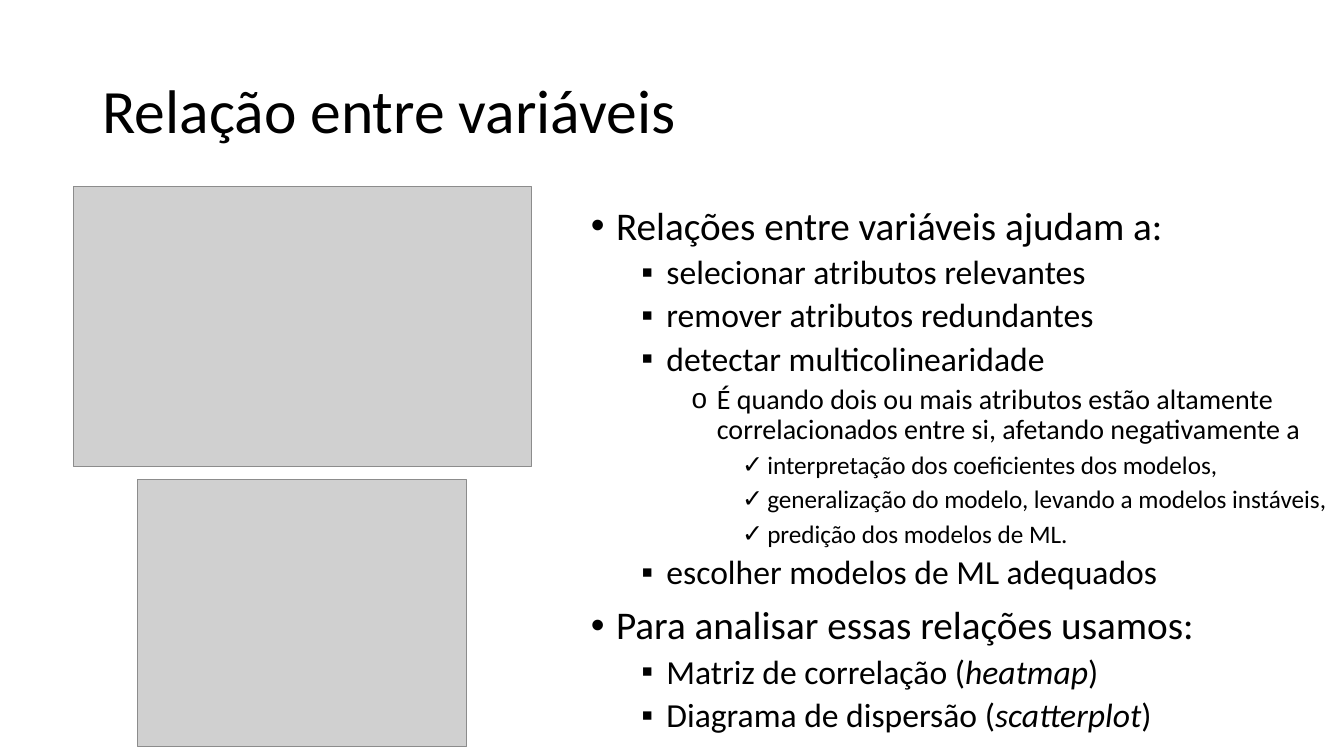
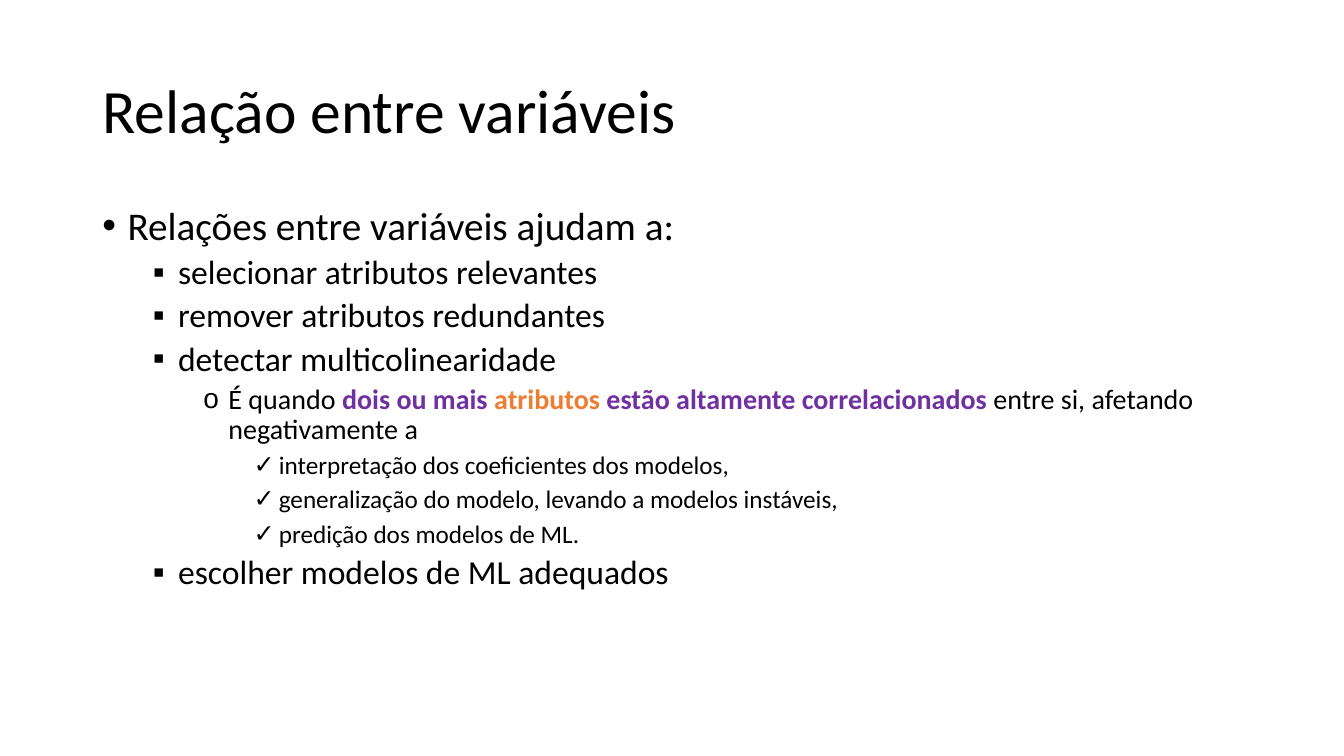
Before and after one commit to zz4fap/c24_inteligencia_artificial, a slide deck: slide 40 of slides/C24_EDA.pptx. Drawn at 1344x756 pixels with LibreOffice and Linux fonts; fonts in the diff are those of the drawing; grey boxes stand for pictures. Boxes give left, top, right and bottom in pixels: in the first picture for what was removed or moved away, otherwise in the second. Text is boxed around its words. In the diff, an @@ line names an element or a change of style, - is before the commit and + after.

```diff
--- a/slides/C24_EDA.pptx
+++ b/slides/C24_EDA.pptx
@@ picture removed at (74, 187, 532, 467) @@
@@ text "Relações entre variáveis ajudam a:": place and size @@
-text "Relações entre variáveis ajudam a:" at (616, 212, 1326, 733)
+text "Relações entre variáveis ajudam a:" at (128, 212, 1194, 590)
@@ text at (228, 386, 1194, 444): text colour #000000 to #7030A0 in "dois ou mais estão altamente correlacionados"; text colour #000000 to #ED7D31 in "atributos"; bold on in "dois ou mais atributos estão altamente correlacionados" @@
@@ picture removed at (138, 480, 467, 747) @@
@@ text at (616, 611, 1193, 733): paragraphs removed @@
-• Para analisar essas relações usamos:
-  ▪ Matriz de correlação (heatmap)
-  ▪ Diagrama de dispersão (scatterplot)
```
Also in this commit, not shown: 19 other slides changed, 7 slides added, 1 other file.
